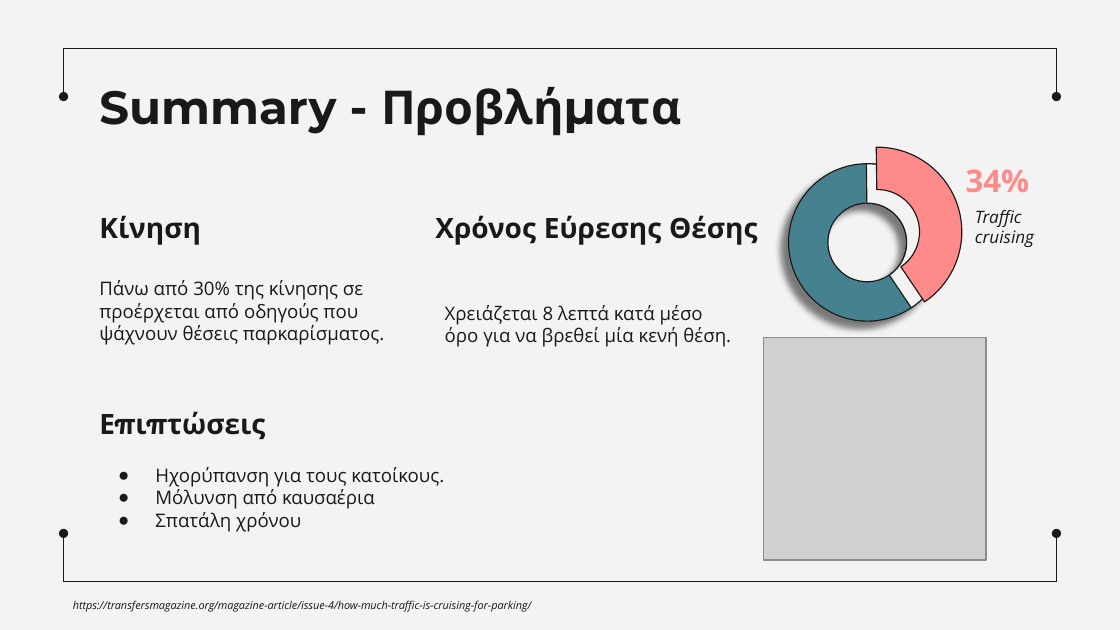
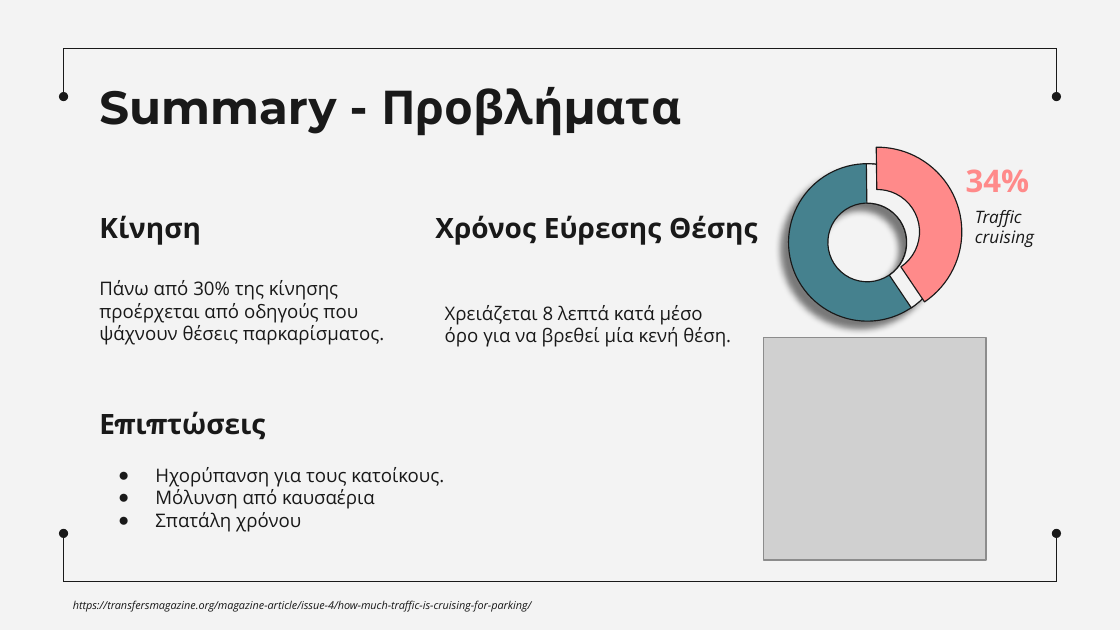
Before and after one commit to StavropoulosK/Internet-of-Things--Smart-City-Parking--Mqtt--Websockets--Grafana--Influxdb, a slide deck: slide 2 of Presentations/Final/Smart City Parking Final.pptx. Drawn at 1120x630 pixels with LibreOffice and Linux fonts; fonts in the diff are those of the drawing; grey boxes stand for pictures. Boxes give left, top, right and bottom in pixels: in the first picture for what was removed or moved away, otherwise in the second. Text is boxed around its words. In the diff, an @@ line names an element or a change of style, - is before the commit and + after.

Commit message:
minor change

```diff
--- a/Presentations/Final/Smart City Parking Final.pptx
+++ b/Presentations/Final/Smart City Parking Final.pptx
@@ subtitle at <box>99,280,384,345</box>: text changed @@
-Πάνω από 30% της κίνησης σε προέρχεται από οδηγούς που ψάχνουν θέσεις παρκαρίσματος.
+Πάνω από 30% της κίνησης προέρχεται από οδηγούς που ψάχνουν θέσεις παρκαρίσματος.
```
Also in this commit, not shown: 2 other slides changed, 3 slides added, 1 slide removed.
